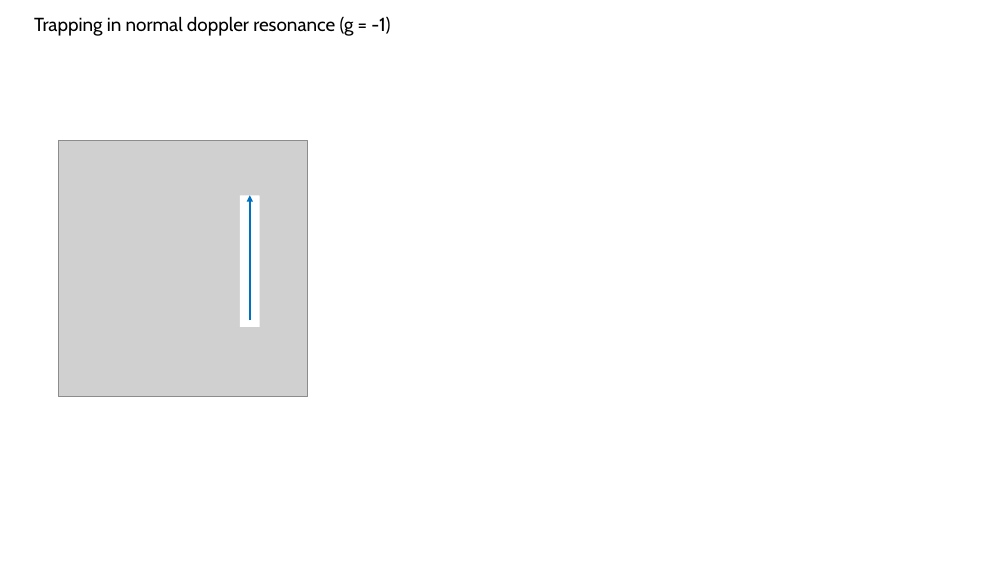
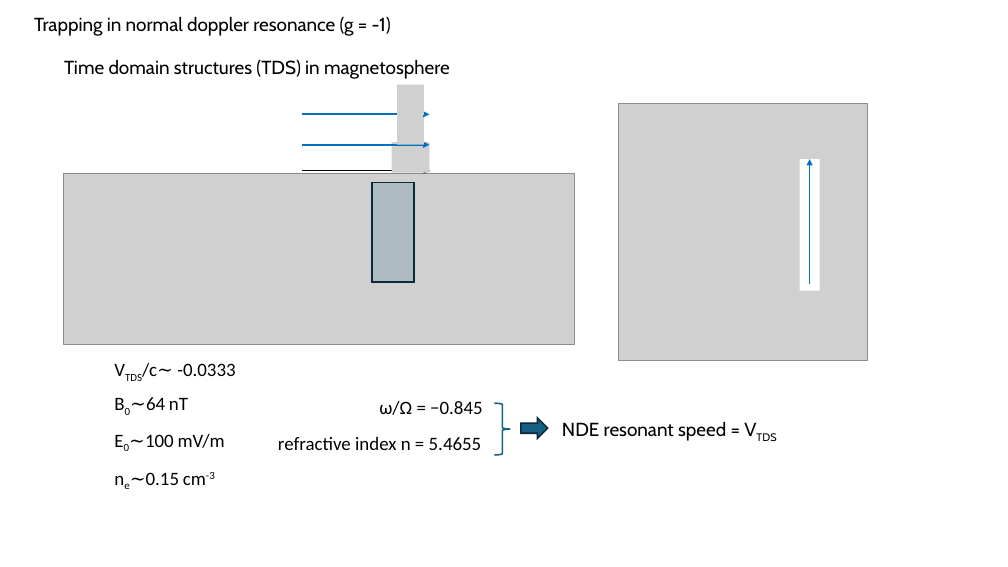
Before and after one commit to USTC-star/computer_share, a slide deck: slide 6 of paper modification/papers/Trapping analysis of a magnetic electron.pptx. Drawn at 1008x567 pixels with LibreOffice and Linux fonts; fonts in the diff are those of the drawing; grey boxes stand for pictures. Boxes give left, top, right and bottom in pixels: in the first picture for what was removed or moved away, otherwise in the second. Text is boxed around its words. In the diff, an @@ line names an element or a change of style, - is before the commit and + after.

```diff
--- a/paper modification/papers/Trapping analysis of a magnetic electron.pptx
+++ b/paper modification/papers/Trapping analysis of a magnetic electron.pptx
@@ text added at [64, 59, 450, 79], 18 pt, text #000000 @@
+Time domain structures (TDS) in magnetosphere
@@ group added at [63, 85, 575, 345]: 4 pictures, 3 arrows, 1 rectangle @@
@@ 2 pictures, 1 rectangle, 1 arrow: place and size @@
-2 pictures, 1 rectangle, 1 arrow at [58, 140, 308, 397]
+2 pictures, 1 rectangle, 1 arrow at [619, 104, 868, 361]
@@ text added at [142, 363, 235, 377], 18 pt, text #000000 @@
+VTDS/c∼ -0.0333
@@ text added at [130, 397, 188, 410], 18 pt, text #000000 @@
+B0∼64 nT
@@ text added at [379, 401, 482, 415], 18 pt, text #000000 @@
+ω/Ω = −0.845
@@ right brace added at [495, 403, 510, 454], outline #156082 1.5 pt @@
@@ right arrow added at [521, 418, 547, 439], fill #156082, outline #092A39 1.5 pt @@
@@ text added at [129, 434, 225, 448], 18 pt, text #000000 @@
+E0∼100 mV/m
@@ text added at [278, 437, 482, 450], 18 pt, text #000000 @@
+refractive index n = 5.4655
@@ text added at [562, 421, 726, 441], 18 pt, text #000000 @@
+NDE resonant speed = VTDS
@@ text added at [130, 472, 215, 485], 18 pt, text #000000 @@
+ne∼0.15 cm-3
```
Also in this commit, not shown: 2 slides added, 1 slide removed, 1 other file.
